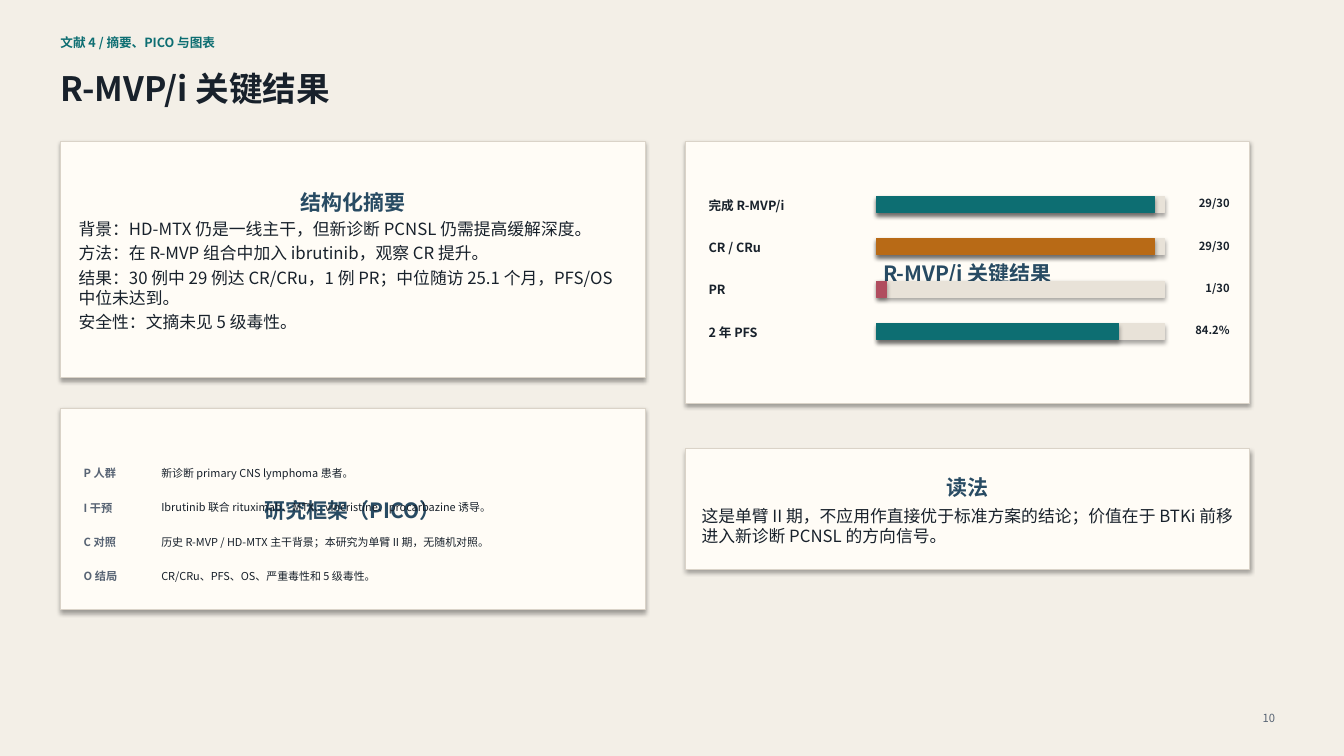
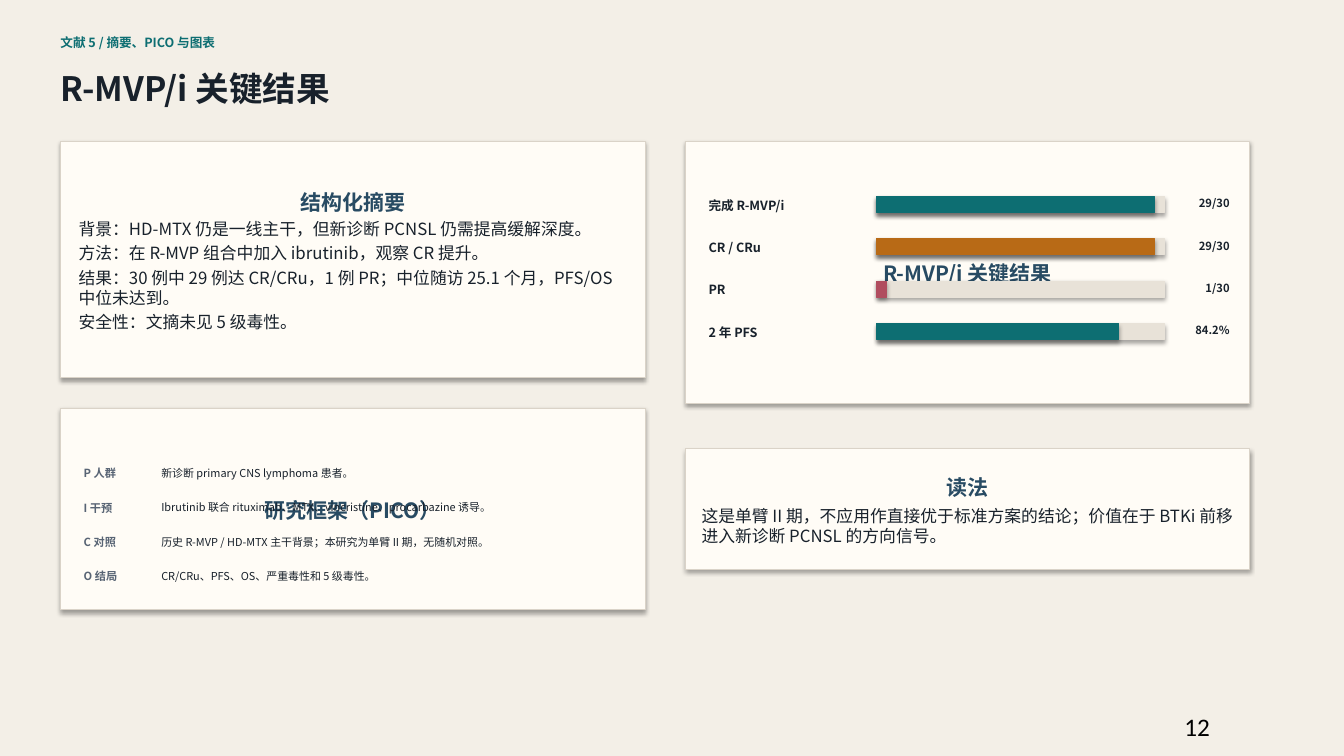
Before and after one commit to zhengyipharmacy-collab/pubmed-lymphoma-slides, a slide deck: slide 12 of archive/2026-06-02/pubmed-dlbcl-cnsl-btki-2026-06-02.pptx (slide 10 before the commit). Drawn at 1344x756 pixels with LibreOffice and Linux fonts; fonts in the diff are those of the drawing. Boxes give left, top, right and bottom in pixels: in the first picture for what was removed or moved away, otherwise in the second. Text is boxed around its words. In the diff, an @@ line names an element or a change of style, - is before the commit and + after.

```diff
--- a/archive/2026-06-02/pubmed-dlbcl-cnsl-btki-2026-06-02.pptx
+++ b/archive/2026-06-02/pubmed-dlbcl-cnsl-btki-2026-06-02.pptx
@@ text at box(60, 36, 215, 48): text changed @@
-文献 4 / 摘要、PICO 与图表
+文献 5 / 摘要、PICO 与图表
@@ text at box(1184, 719, 1210, 736): text changed; size 8 to 18 pt; font Noto Sans CJK SC to Calibri; text colour #586474 to #000000 @@
-10
+12
```
Also in this commit, not shown: 14 other slides changed, 5 other files.
